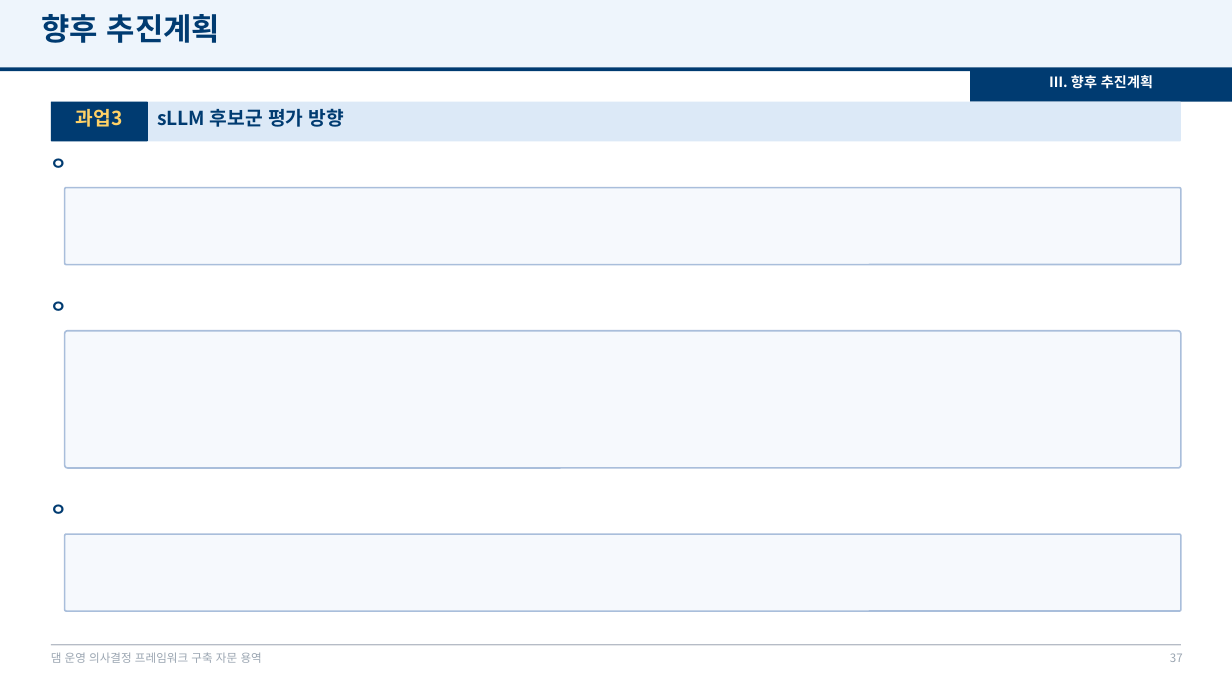
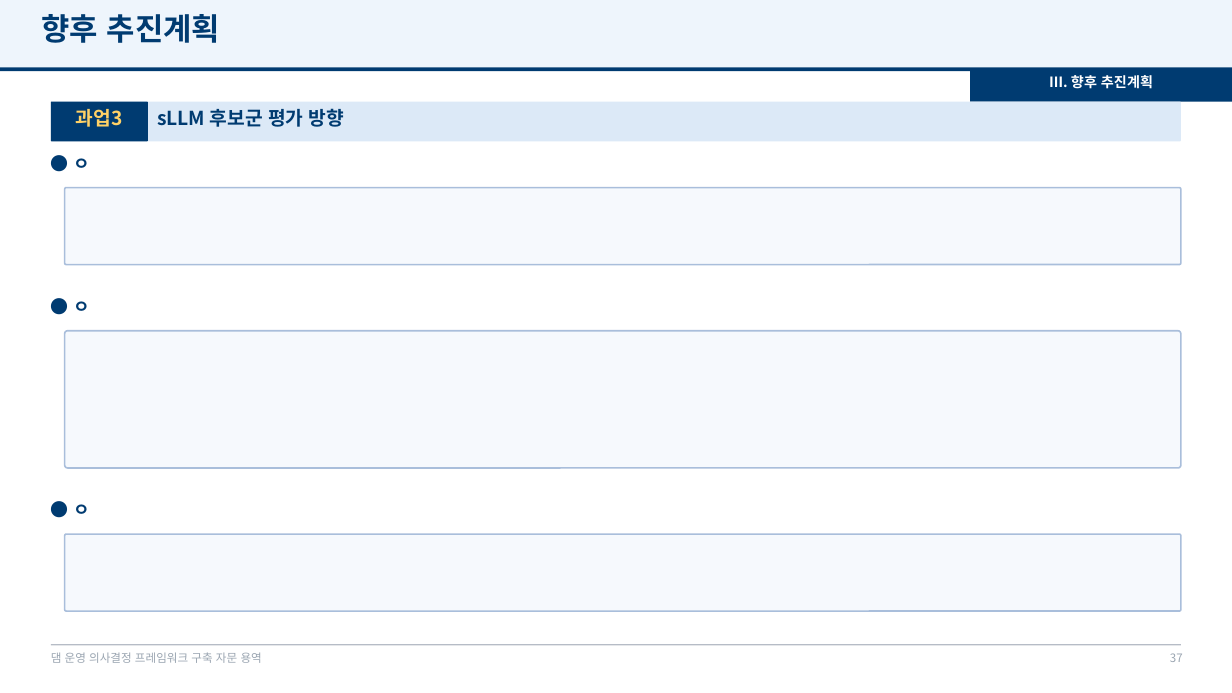
Before and after one commit to mkm1119/KGRAG-LLM, a slide deck: slide 37 of project_khnp/2026.12.09_최종보고회_발표자료_템플릿.pptx. Drawn at 1232x693 pixels with LibreOffice and Linux fonts; fonts in the diff are those of the drawing; background and template pictures are left out. Boxes give left, top, right and bottom in pixels: in the first picture for what was removed or moved away, otherwise in the second. Text is boxed around its words. In the diff, an @@ line names an element or a change of style, - is before the commit and + after.

```diff
--- a/project_khnp/2026.12.09_최종보고회_발표자료_템플릿.pptx
+++ b/project_khnp/2026.12.09_최종보고회_발표자료_템플릿.pptx
@@ text at (x1=74, y1=158, x2=91, y2=168): text changed @@
-ㅇ
+● ㅇ
@@ text at (x1=74, y1=301, x2=91, y2=311): text changed @@
-ㅇ
+● ㅇ
@@ text at (x1=74, y1=504, x2=91, y2=514): text changed @@
-ㅇ
+● ㅇ
```
Also in this commit, not shown: 5 other slides changed, 1 other file.
